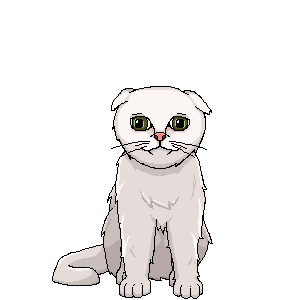
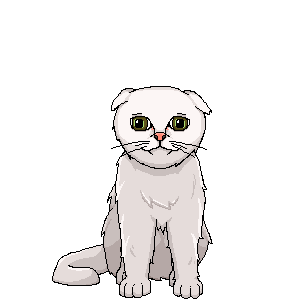
Revision of a layered w=300, h=300 image; what changed, layer by layer:
painted on "ColorEyes" (2nd of 5, in "Coots" › "HeadALL" › "Eyes") over [130, 114, 190, 132]
painted on "ColorHead" over [130, 114, 190, 135]
